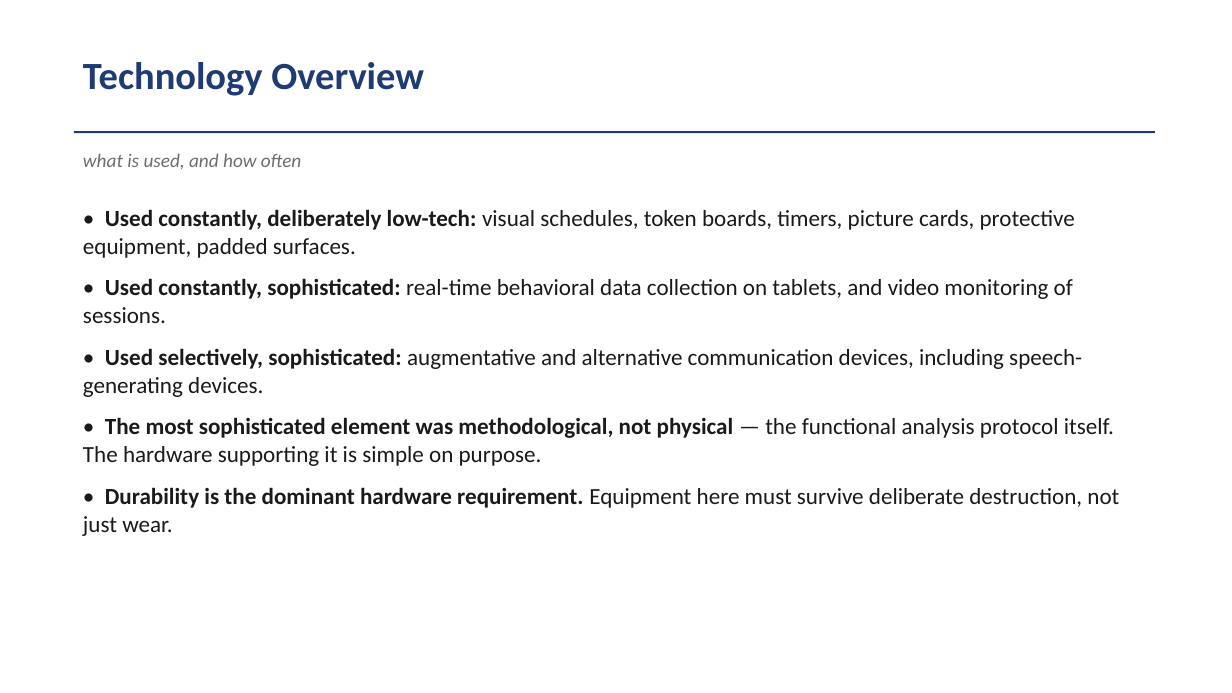
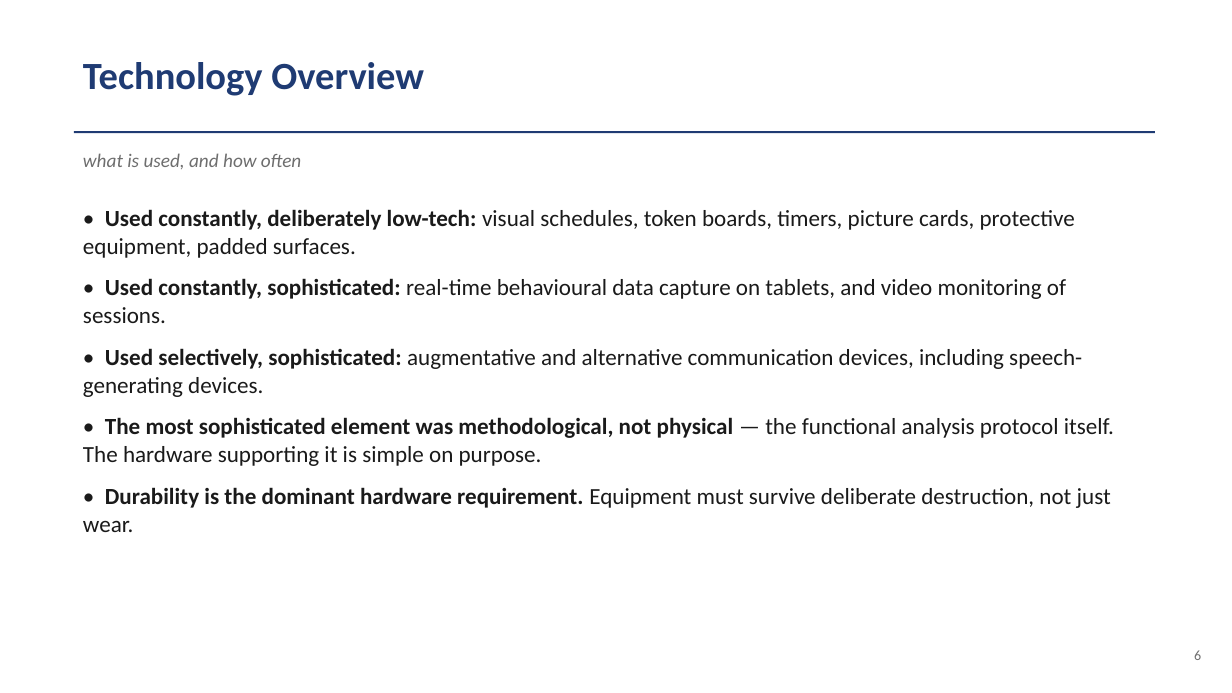
Before and after one commit to VanceVan/cccoding, a slide deck: slide 6 of module-10/Module_10_Rehab_Center_Experience.pptx. Drawn at 1232x693 pixels with LibreOffice and Linux fonts; fonts in the diff are those of the drawing. Boxes give left, top, right and bottom in pixels: in the first picture for what was removed or moved away, otherwise in the second. Text is boxed around its words. In the diff, an @@ line names an element or a change of style, - is before the commit and + after.

```diff
--- a/module-10/Module_10_Rehab_Center_Experience.pptx
+++ b/module-10/Module_10_Rehab_Center_Experience.pptx
@@ text at (83,278,1066,323): text changed @@
-• Used constantly, sophisticated: real-time behavioral data collection on tablets, and video monitoring of sessions.
+• Used constantly, sophisticated: real-time behavioural data capture on tablets, and video monitoring of sessions.
@@ text at (83,487,1111,532): text changed @@
-• Durability is the dominant hardware requirement. Equipment here must survive deliberate destruction, not just wear.
+• Durability is the dominant hardware requirement. Equipment must survive deliberate destruction, not just wear.
@@ text added at (1194,650,1201,660), 11 pt, text #6E6E6E @@
+6
```
Also in this commit, not shown: 11 other slides changed, 10 other files.
